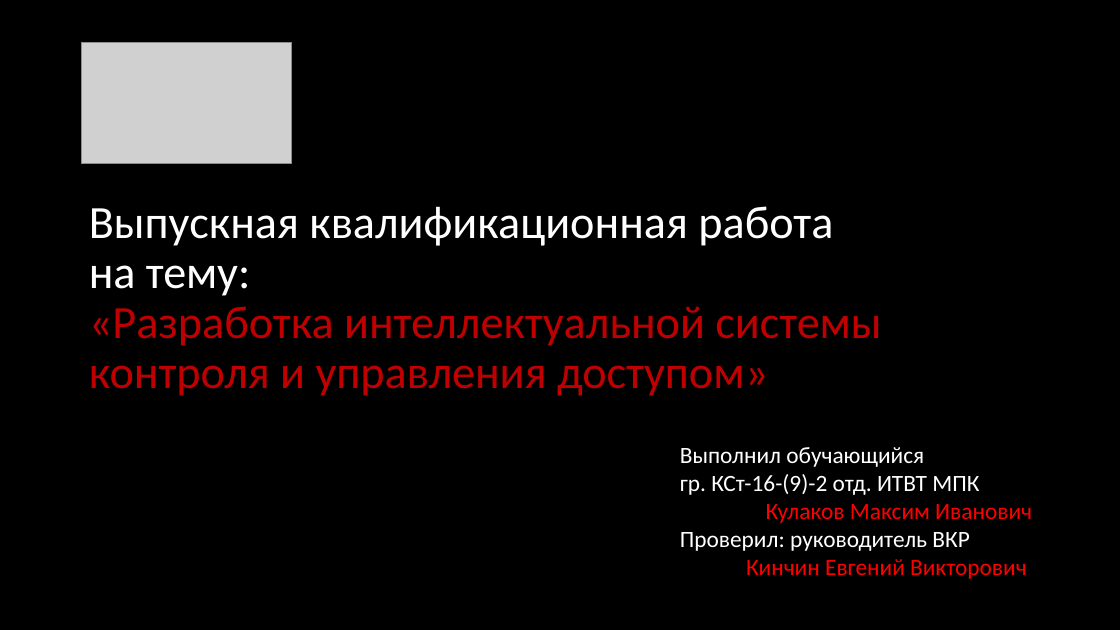
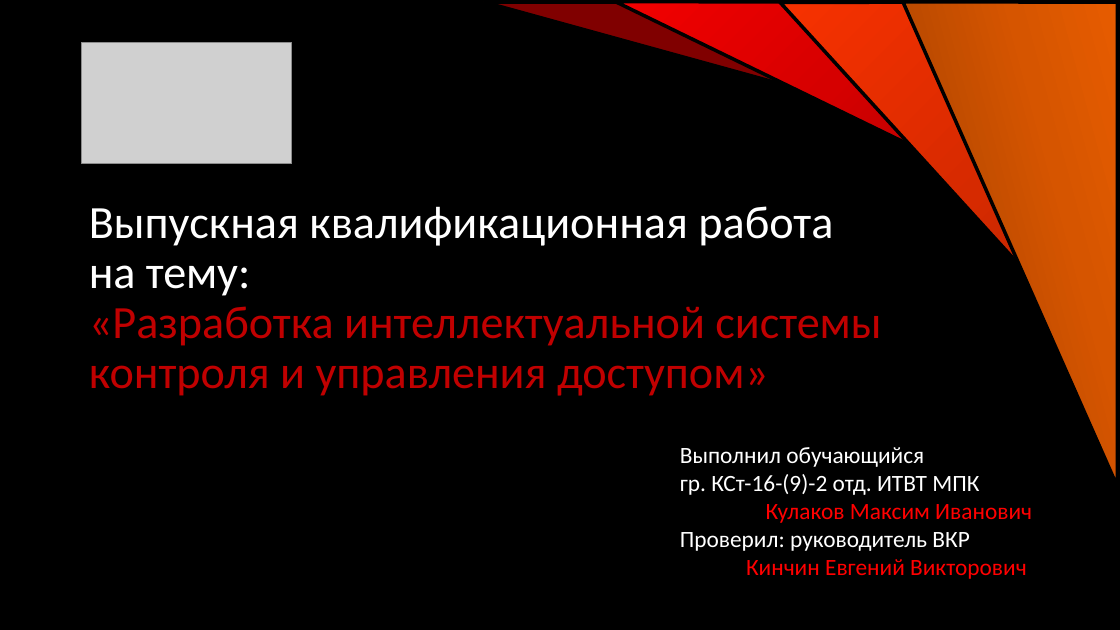
Before and after one commit to maxim5858mru/graduate-work-college-tiu, a slide deck: slide 1 of Text/Дипломная работа/Презентация.pptx. Drawn at 1120x630 pixels with LibreOffice and Linux fonts; fonts in the diff are those of the drawing; grey boxes stand for pictures. Boxes give left, top, right and bottom in pixels: in the first picture for what was removed or moved away, otherwise in the second. Text is boxed around its words. In the diff, an @@ line names an element or a change of style, - is before the commit and + after.

```diff
--- a/Text/Дипломная работа/Презентация.pptx
+++ b/Text/Дипломная работа/Презентация.pptx
@@ group added at (x1=484, y1=0, x2=1120, y2=509): 4 freeform shapes @@
```
Also in this commit, not shown: 6 other slides changed, 1 slide added, 2 other files.
